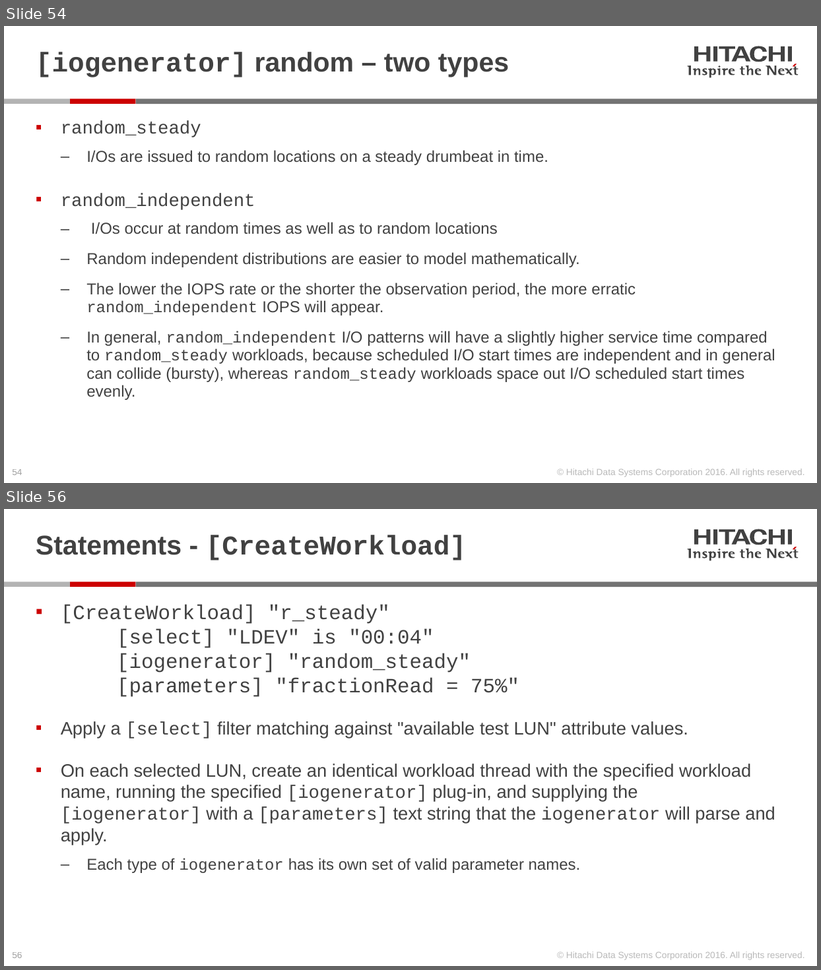
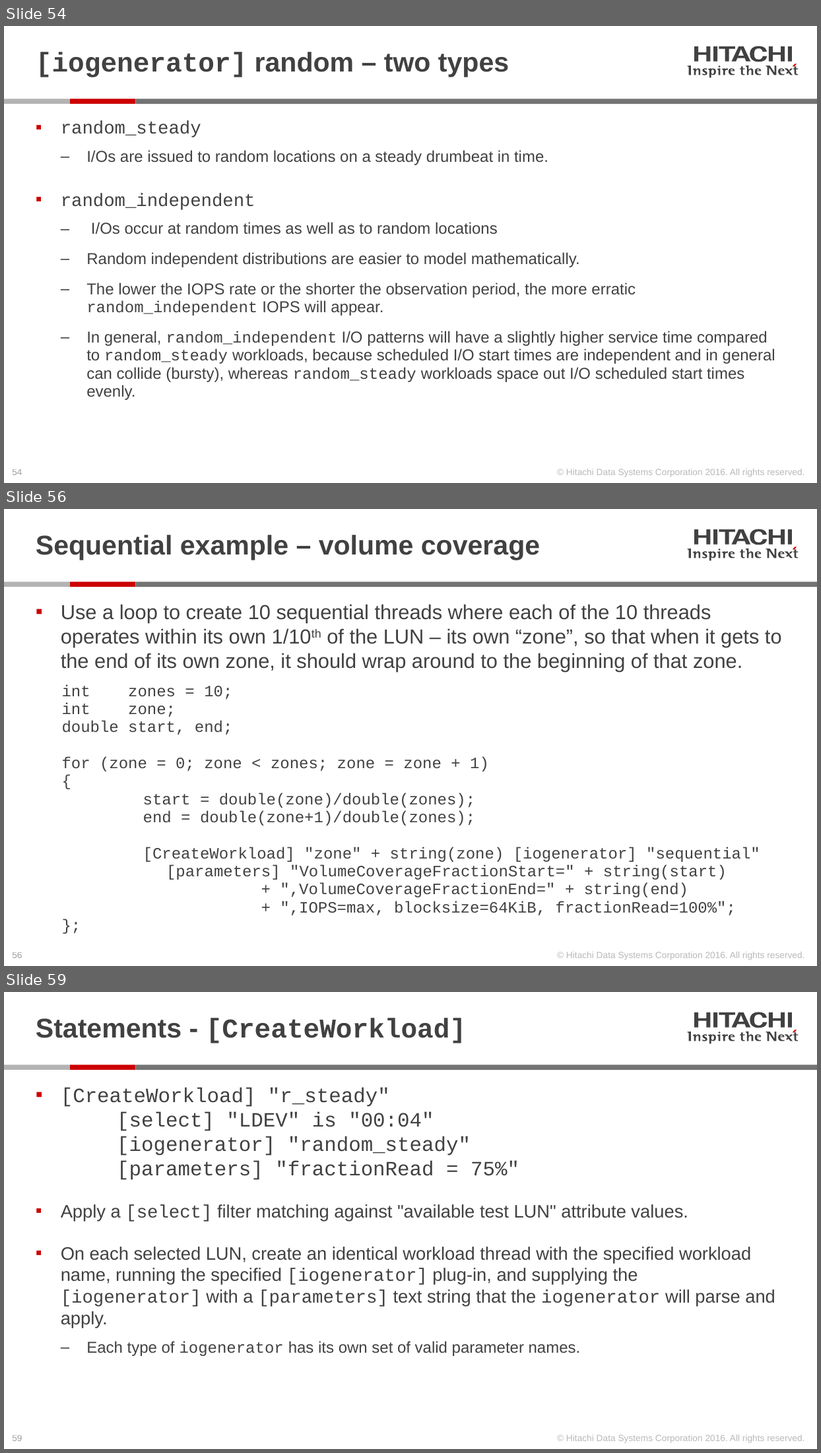
Before and after one commit to Hitachi-Data-Systems/ivy, a slide deck: doc/Programming ivy reference.pptx. Shown one above the other, each under a label of ours: slides 54 and 56 before the commit, slides 54, 56 and 59 after it; the slides between them are not shown. The pictures are 821x970 and 821x1453 pixels, drawn with LibreOffice and Linux fonts; fonts in the diff are those of the drawing. Boxes give left, top, right and bottom in pixels: in the first picture for what was removed or moved away, otherwise in the second. Text is boxed around its words. In the diff, an @@ line names an element or a change of style, - is before the commit and + after.

Commit message:
add sequential examples to Programming ivy reference

```diff
--- a/doc/Programming ivy reference.pptx
+++ b/doc/Programming ivy reference.pptx
@@ slide 56 added at [4, 509, 817, 966], background #FFFFFF; not listed: 28 template elements that a slide beside it also shows @@
@@ title added at [36, 535, 540, 560], 24 pt, text #414141, bold @@
+Sequential example – volume coverage
@@ text added at [61, 604, 782, 916], 14 pt, text #414141 @@
+▪ Use a loop to create 10 sequential threads where each of the 10 threads operates within its own 1/10th of the LUN – its own “zone”, so that when it gets to the end of its own zone, it should wrap around to the beginning of that zone.
+  int zones = 10;
+  int zone;
+  double start, end;
+  for (zone = 0; zone < zones; zone = zone + 1)
+  {
+  start = double(zone)/double(zones);
+  end = double(zone+1)/double(zones);
+  [CreateWorkload] "zone" + string(zone) [iogenerator] "sequential"
+  [parameters] "VolumeCoverageFractionStart=" + string(start)
+  + ",VolumeCoverageFractionEnd=" + string(end)
+  + ",IOPS=max, blocksize=64KiB, fractionRead=100%";
+  };
@@ what was slide 56 is now slide 59 @@
```
Also in this commit, not shown: 3 slides changed, 2 other slides added, 5 other files.
